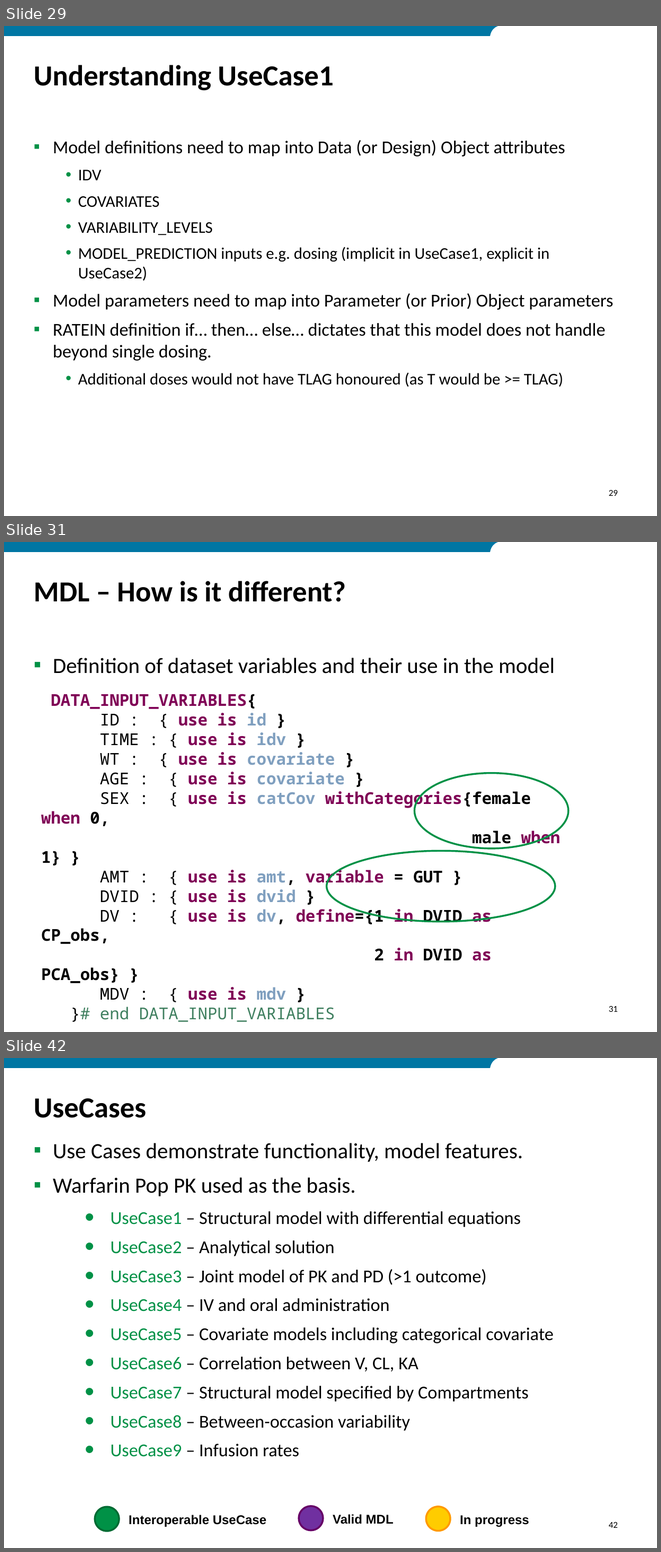
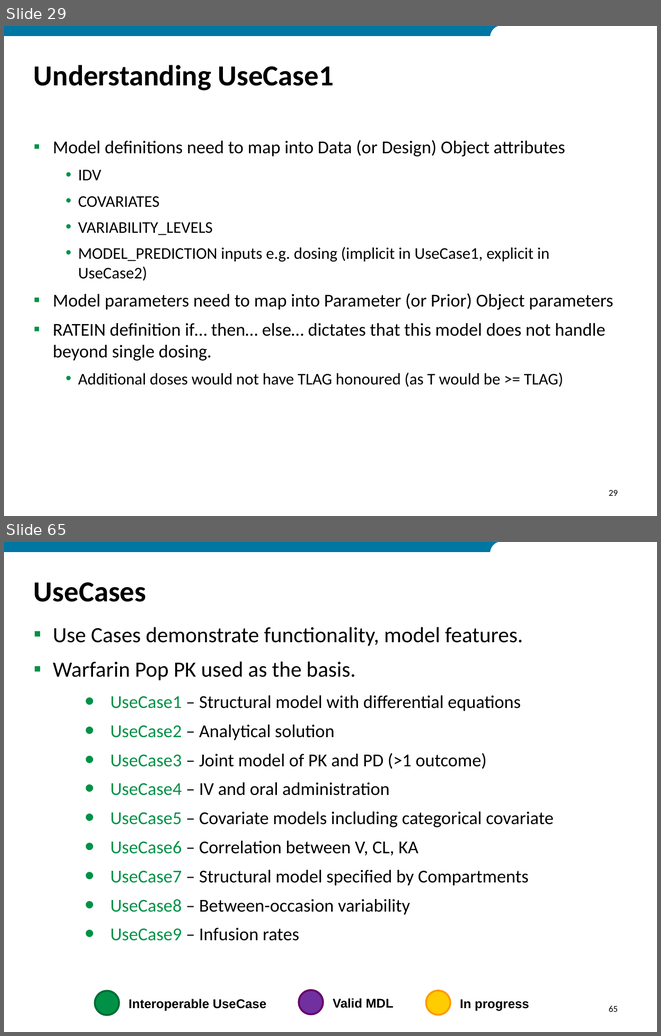
Before and after one commit to ModelDefinitionLanguage/MDLExamples, a slide deck: MDL_Tutorial_2018.pptx. Shown one above the other, each under a label of ours: slides 29, 31 and 42 before the commit, slides 29 and 65 after it; the slides between them are not shown. The pictures are 661x1552 and 661x1036 pixels, drawn with LibreOffice and Linux fonts; fonts in the diff are those of the drawing; background and template pictures are left out. Boxes give left, top, right and bottom in pixels: in the first picture for what was removed or moved away, otherwise in the second. Text is boxed around its words. In the diff, an @@ line names an element or a change of style, - is before the commit and + after.

```diff
--- a/MDL_Tutorial_2018.pptx
+++ b/MDL_Tutorial_2018.pptx
@@ slide 31 removed at (4, 542, 657, 1032), background #FFFFFF; not listed: 2 template elements that a slide beside it also shows @@
@@ title removed at (34, 581, 346, 602) @@
-MDL – How is it different?
@@ text removed at (53, 658, 555, 673) @@
-▪ Definition of dataset variables and their use in the model
@@ text removed at (41, 694, 560, 1022) @@
-DATA_INPUT_VARIABLES{
-ID : { use is id }
-TIME : { use is idv }
-WT : { use is covariate }
-AGE : { use is covariate }
-SEX : { use is catCov withCategories{female when 0,
-male when 1} }
-AMT : { use is amt, variable = GUT }
-DVID : { use is dvid }
-DV : { use is dv, define={1 in DVID as CP_obs,
-2 in DVID as PCA_obs} }
-MDV : { use is mdv }
-}# end DATA_INPUT_VARIABLES
@@ ellipse removed at (415, 773, 569, 848) @@
@@ ellipse removed at (327, 851, 555, 921) @@
@@ page number removed at (609, 1006, 618, 1012) @@
-31
@@ what was slide 42 is now slide 65 @@
@@ page number at (609, 1005, 618, 1012): text changed @@
-42
+65
```
Also in this commit, not shown: 8 slides changed, 29 slides added, 4 other slides removed, 1 other file.
